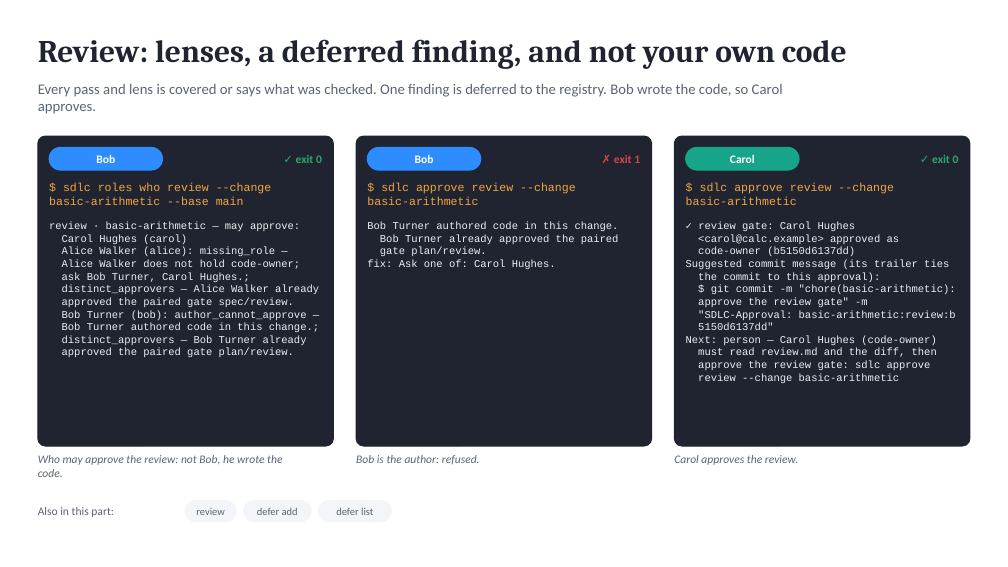
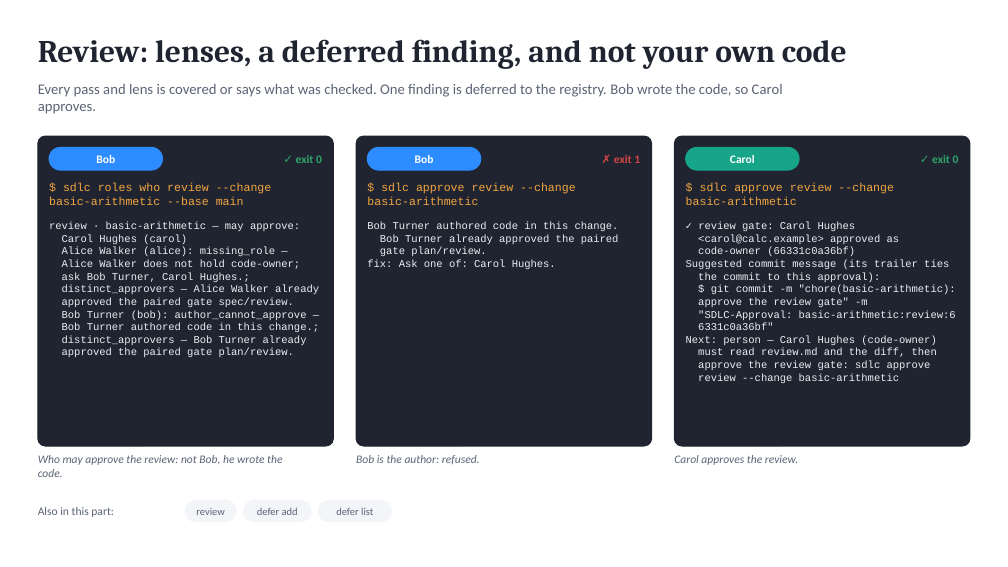
Before and after one commit to marin-ai-tech/sdlc, a slide deck: slide 12 of docs/demo/sdlc-calculator-demo.en.pptx. Drawn at 1008x567 pixels with LibreOffice and Linux fonts; fonts in the diff are those of the drawing. Boxes give left, top, right and bottom in pixels: in the first picture for what was removed or moved away, otherwise in the second. Text is boxed around its words. In the diff, an @@ line names an element or a change of style, - is before the commit and + after.

```diff
--- a/docs/demo/sdlc-calculator-demo.en.pptx
+++ b/docs/demo/sdlc-calculator-demo.en.pptx
@@ text at bbox=[698, 247, 855, 256]: text changed @@
-code-owner (b5150d6137dd)
+code-owner (66331c0a36bf)
@@ text at bbox=[698, 310, 956, 330]: text changed @@
-"SDLC-Approval: basic-arithmetic:review:b
-5150d6137dd"
+"SDLC-Approval: basic-arithmetic:review:6
+6331c0a36bf"
```
Also in this commit, not shown: 5 other slides changed, 35 other files.
